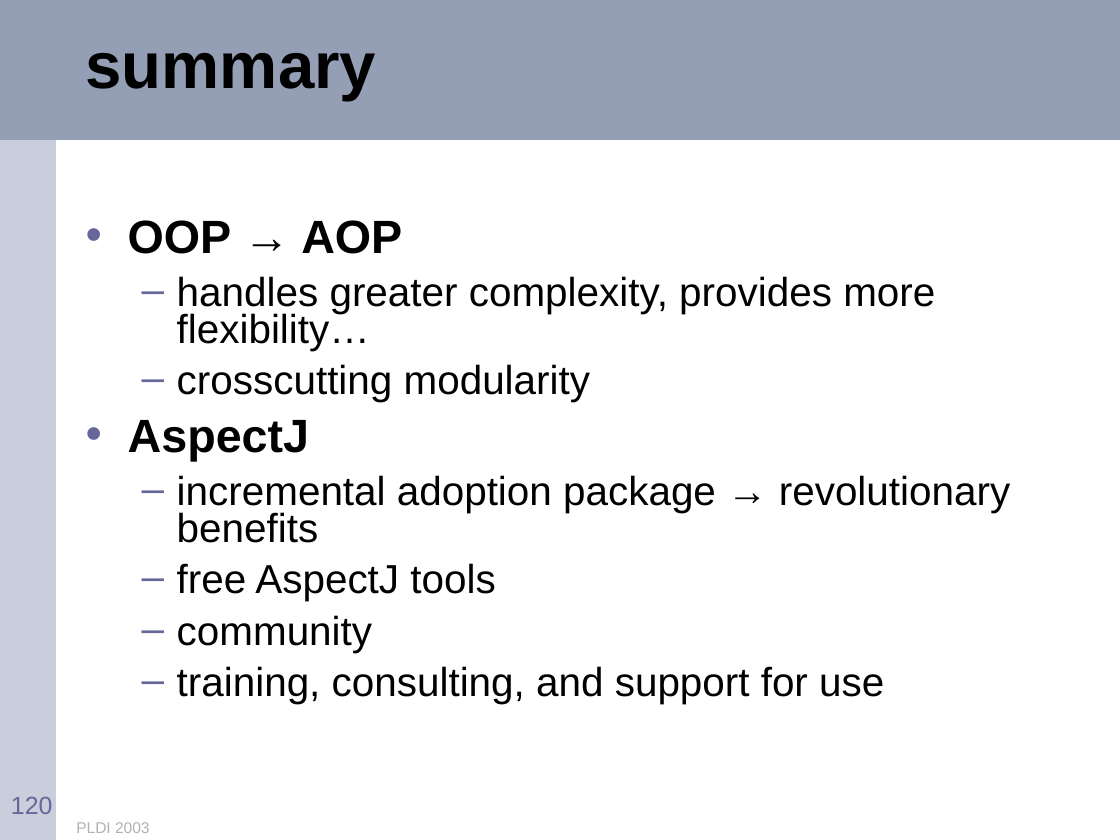
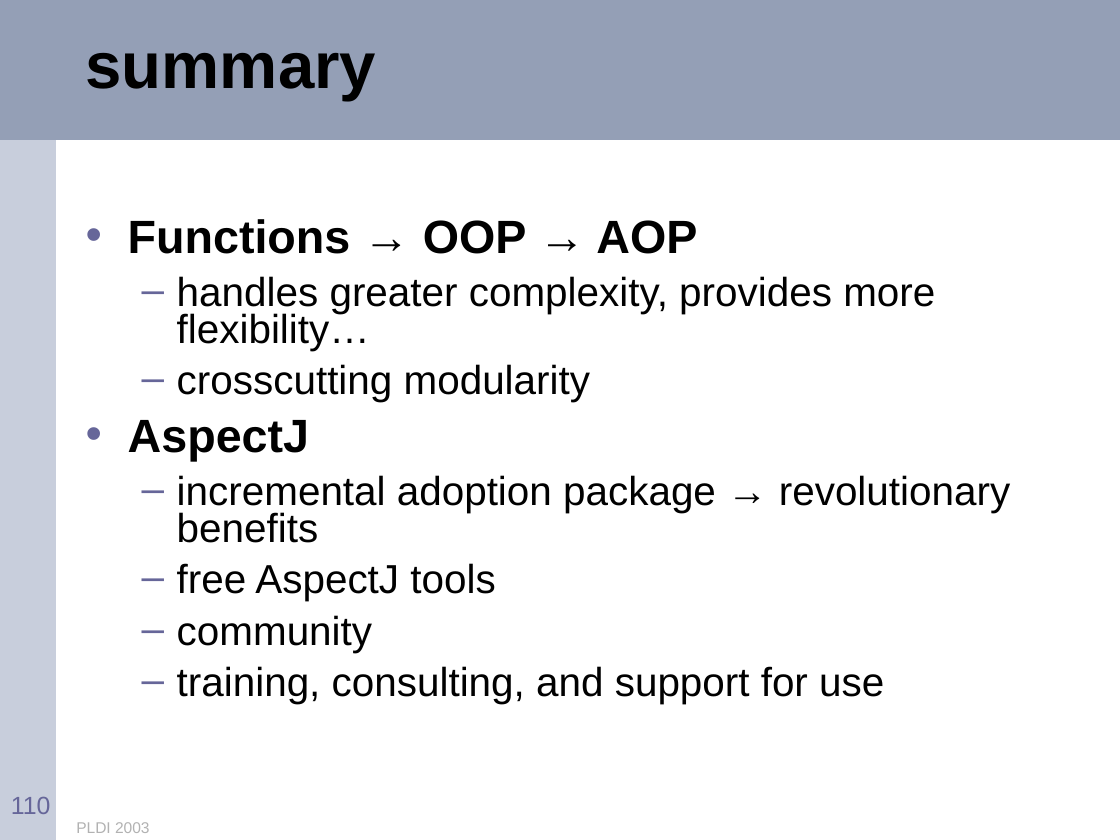
Before and after one commit to eclipse-aspectj/aspectj, a slide deck: slide 110 of docs/teaching/tutorial.ppt (slide 120 before the commit). Drawn at 1120x840 pixels with LibreOffice and Linux fonts; fonts in the diff are those of the drawing. Boxes give left, top, right and bottom in pixels: in the first picture for what was removed or moved away, otherwise in the second. Text is boxed around its words. In the diff, an @@ line names an element or a change of style, - is before the commit and + after.

```diff
--- a/docs/teaching/tutorial.ppt
+++ b/docs/teaching/tutorial.ppt
@@ text at [128,219,697,254]: text changed @@
-• OOP → AOP
+• Functions → OOP → AOP
@@ page number at [11,797,51,814]: text changed @@
-120
+110
```
Also in this commit, not shown: 13 other slides changed, 2 slides added, 12 slides removed.
